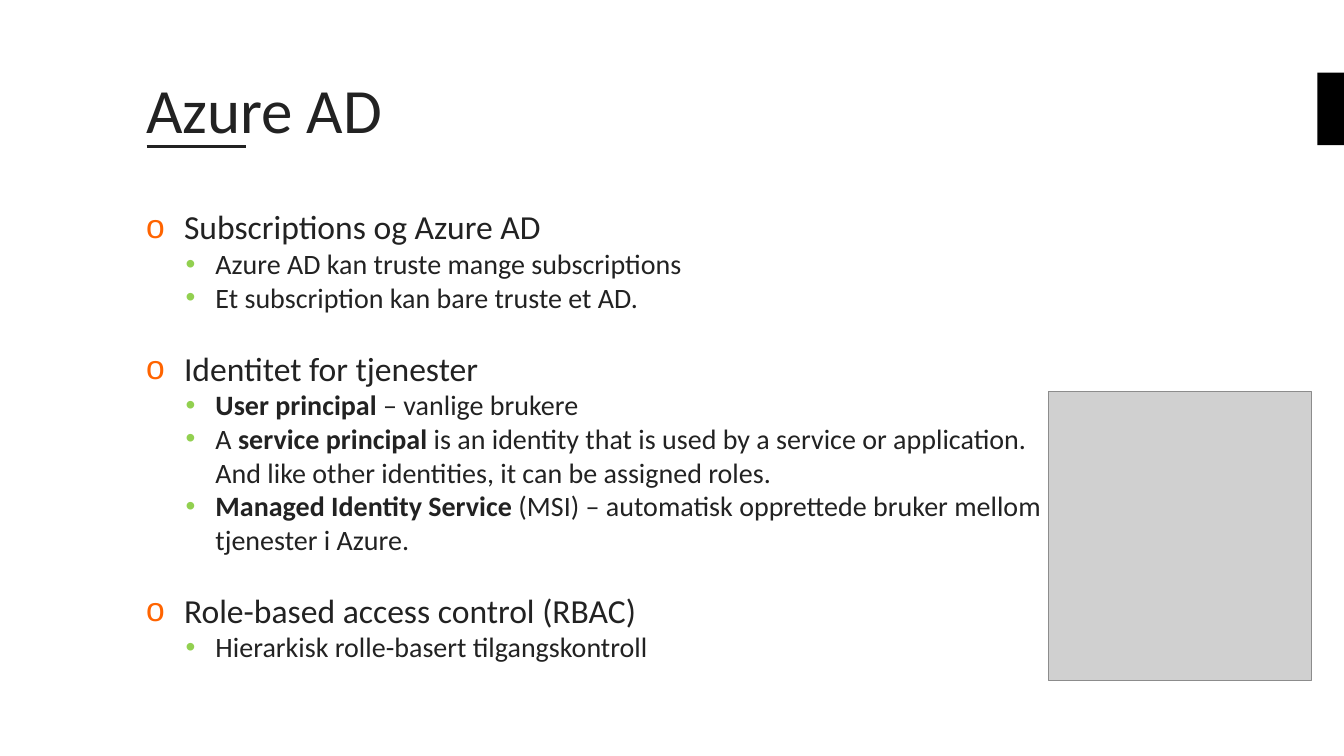
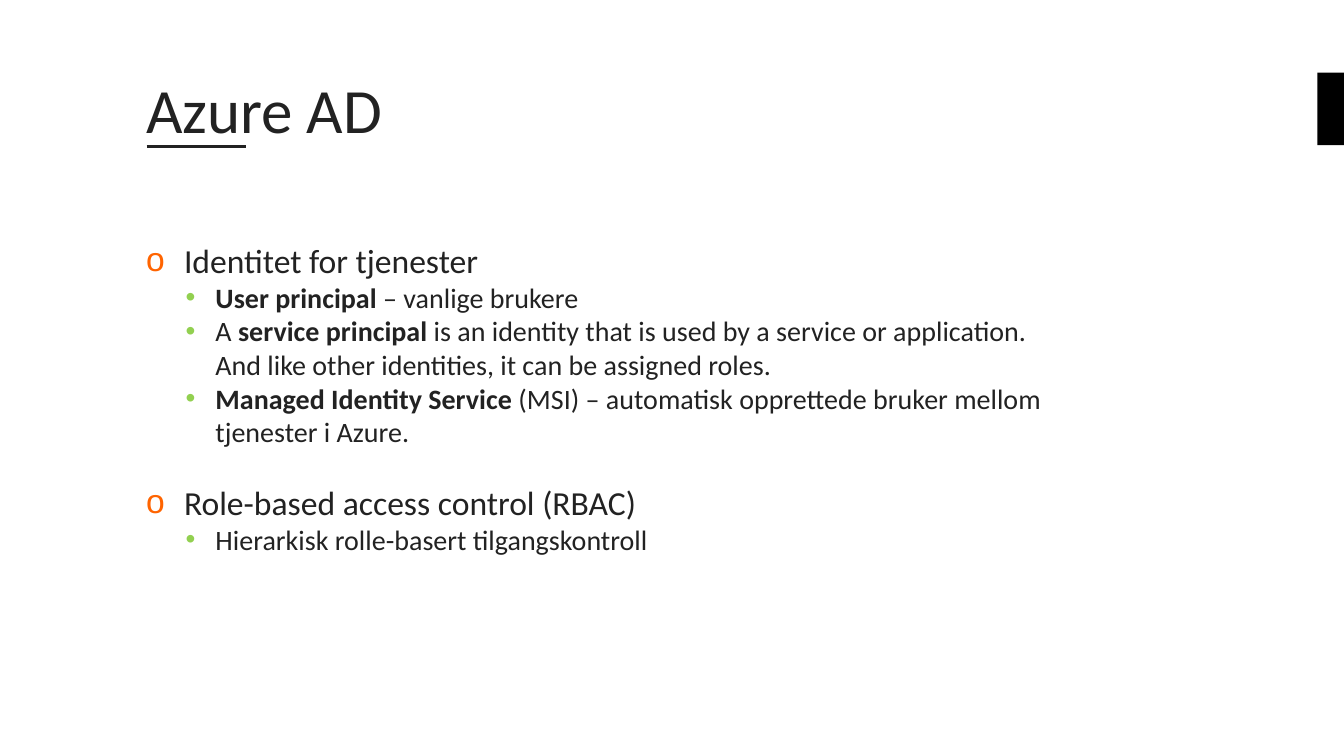
Before and after one commit to bouvet/azure-workshops, a slide deck: slide 21 of Workshop_3/Presentasjon/Azureskolen-Workshop#3.pptx (slide 17 before the commit). Drawn at 1344x756 pixels with LibreOffice and Linux fonts; fonts in the diff are those of the drawing; grey boxes stand for pictures; background and template pictures are left out. Boxes give left, top, right and bottom in pixels: in the first picture for what was removed or moved away, otherwise in the second. Text is boxed around its words. In the diff, an @@ line names an element or a change of style, - is before the commit and + after.

```diff
--- a/Workshop_3/Presentasjon/Azureskolen-Workshop#3.pptx
+++ b/Workshop_3/Presentasjon/Azureskolen-Workshop#3.pptx
@@ text at (184,215,681,313): paragraphs removed @@
-o Subscriptions og Azure AD
-  • Azure AD kan truste mange subscriptions
-  • Et subscription kan bare truste et AD.
@@ picture removed at (1049,391,1311,682) @@
```
Also in this commit, not shown: 3 other slides changed, 5 slides added, 1 slide removed, 2 other files.
